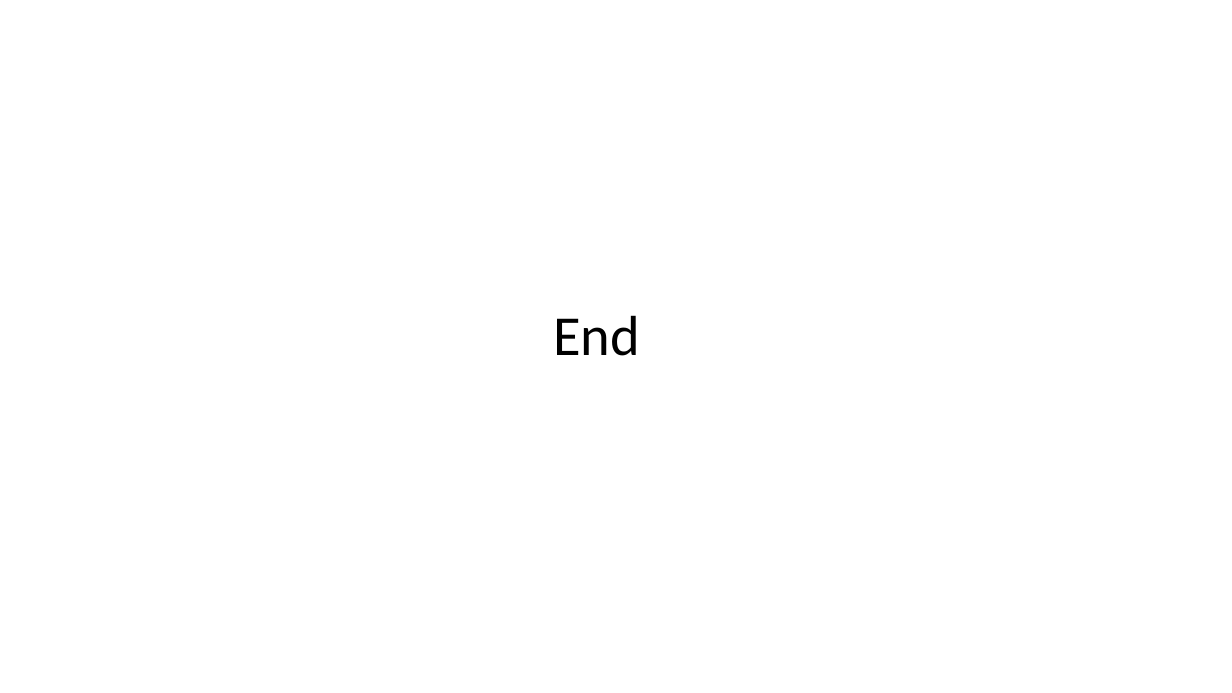
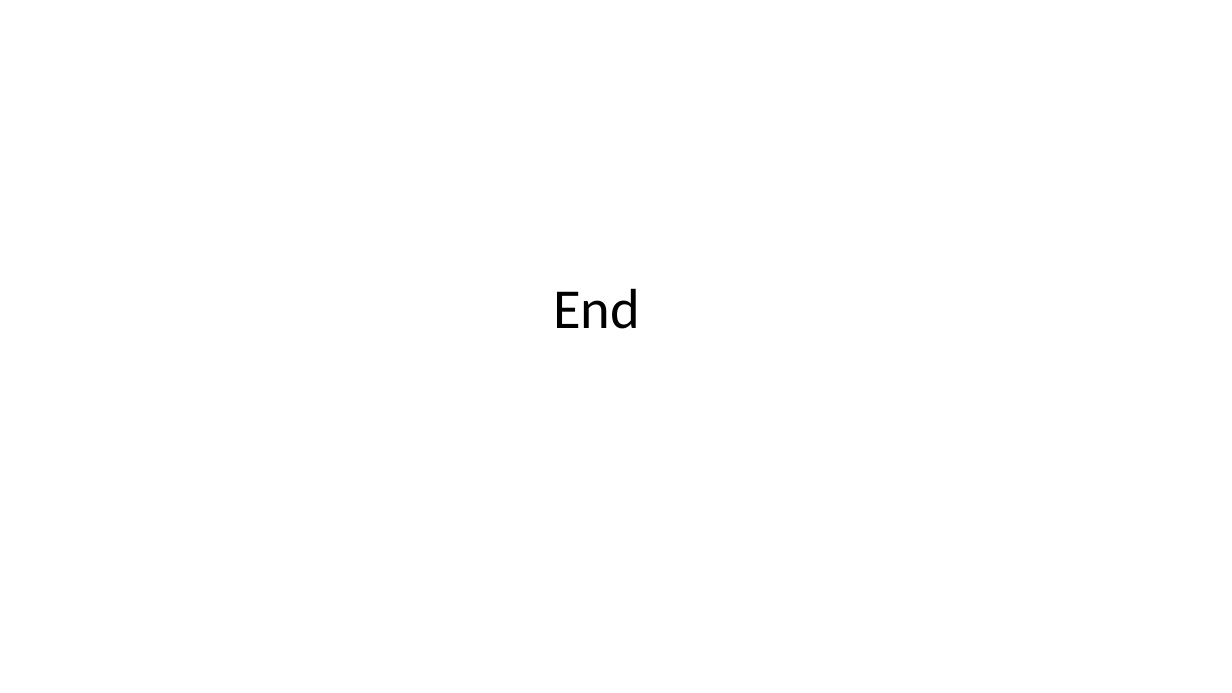
Before and after one commit to Dekorg/TrackApartmentsApp, a slide deck: slide 24 of Presentation/Azure Functions.pptx (slide 21 before the commit). Drawn at 1232x693 pixels with LibreOffice and Linux fonts; fonts in the diff are those of the drawing. Boxes give left, top, right and bottom in pixels: in the first picture for what was removed or moved away, otherwise in the second. Text is boxed around its words. In the diff, an @@ line names an element or a change of style, - is before the commit and + after.

```diff
--- a/Presentation/Azure Functions.pptx
+++ b/Presentation/Azure Functions.pptx
@@ title "End": place and size @@
-title "End" at (553,315,640,356)
+title "End" at (553,288,640,329)
```
Also in this commit, not shown: 5 other slides changed, 7 slides added, 3 slides removed, 1 other file.
